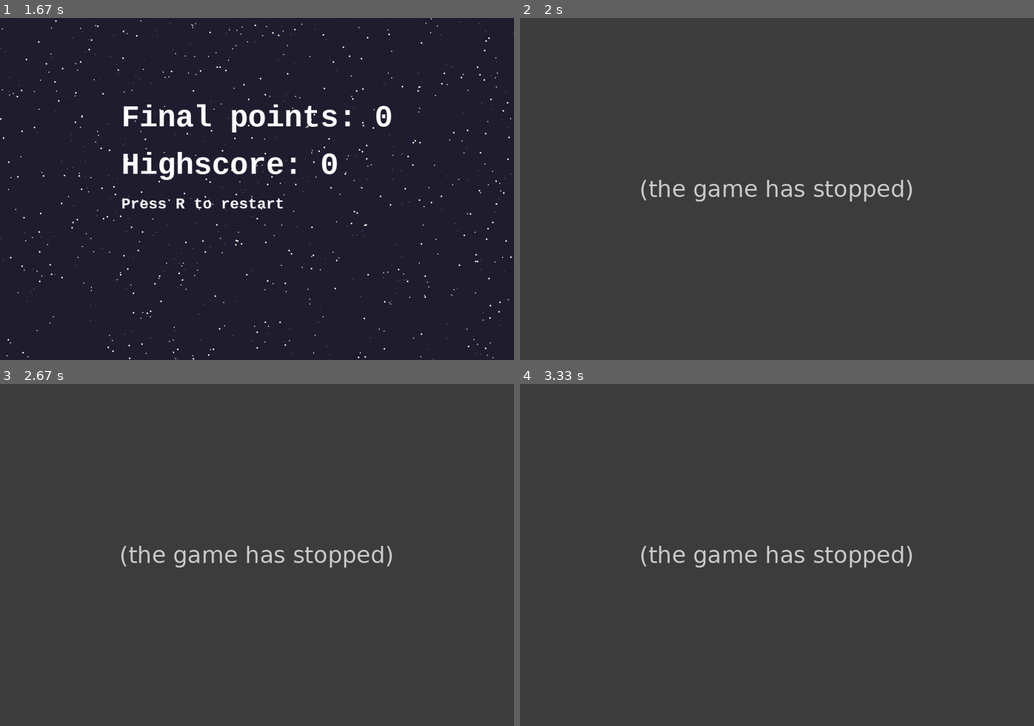
Above: before the commit, frames 1-4 (two rows, left to right).
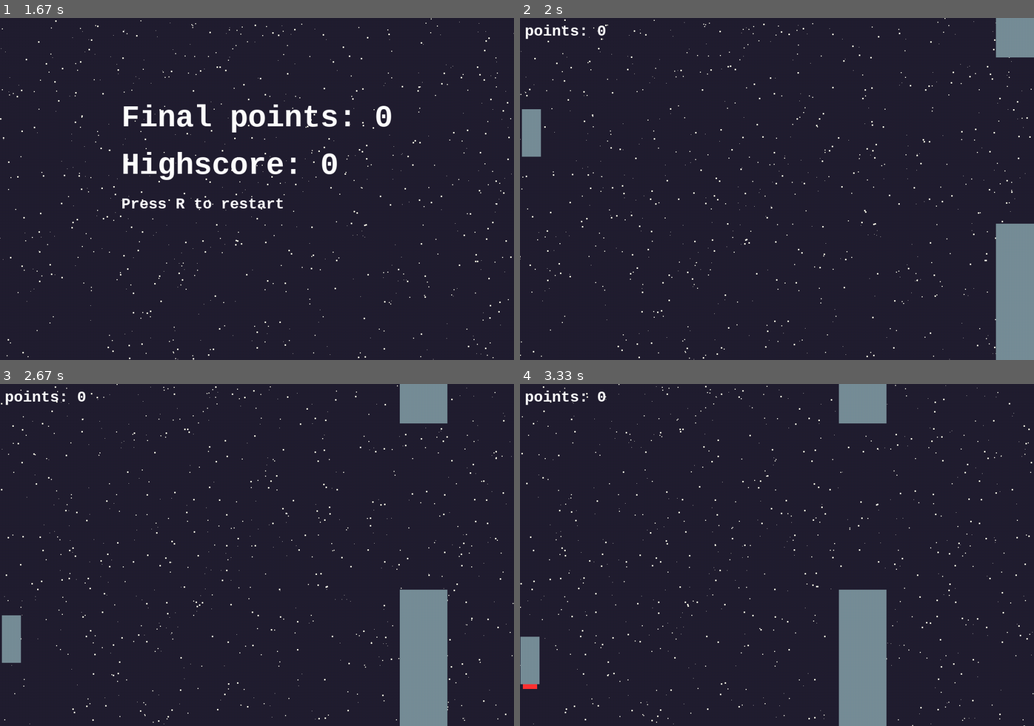
Above: after the commit, the same moments.

Repository: a96lex/pygame-floating-rocket
Game: pygame game, started from main.py
Same seed, same stepped clock (60 frames per second), same inputs: the game is played once before the commit and once after it.
Inputs:
- Up to frame 1 (1.67 s): hold Right 0.33-0.8 s; hold Up 0.83-1.13 s; hold Right 1.17-1.63 s
- Up to frame 2 (2 s): hold R from 1.67 s (still down); hold Left from 1.67 s (still down)
- Up to frame 3 (2.67 s): release R at 2.2 s; release Left at 2.2 s; hold Left from 2.23 s (still down)
- Up to frame 4 (3.33 s): release Left at 2.77 s; hold Left 2.8-3.2 s; hold Up from 3.23 s (still down)

Frame 1 is identical in both runs. In frame 2, 100% of the frame differs, in the area x 0-100%, y 0-100%; in frame 3, 100%; in frame 4, 100%.
Error before the commit: ValueError: not enough values to unpack (expected 6, got 5) (main.py line 124); the game stopped at 1.67 s (later frames are placeholders)

Commit message:
fix bug on reset

Diff:
--- a/main.py
+++ b/main.py
@@ -121,7 +121,7 @@
 
         if key[pygame.K_r]:
             clock_ticks = pygame.time.get_ticks()
-            player, pipes, points, pipe_gap, pipe_width, pipe_speed = init_game()
+            player, pipes, points, pipe_gap, pipe_width = init_game()
             is_main_loop = True
 
     for event in pygame.event.get():
